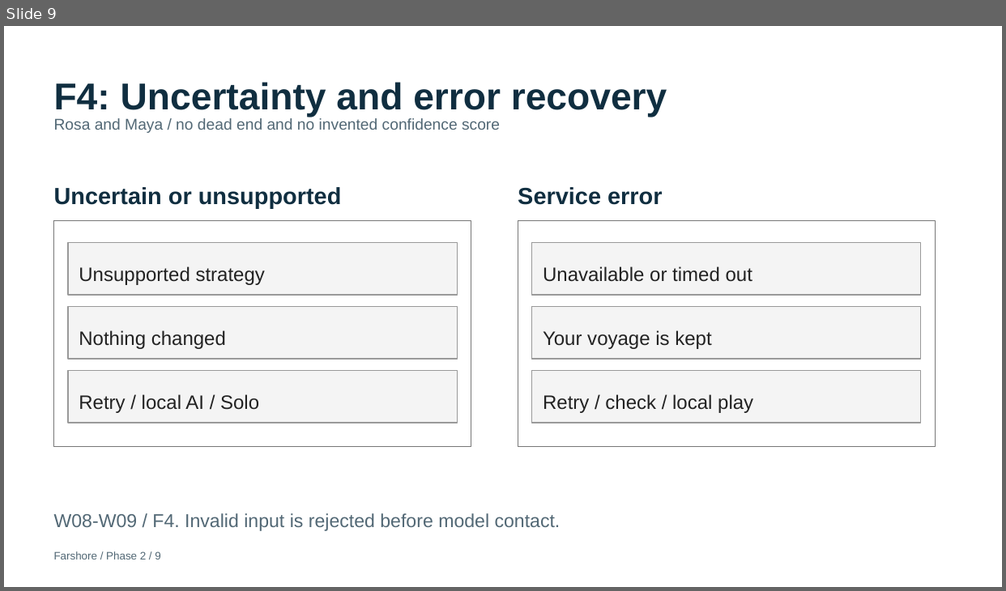
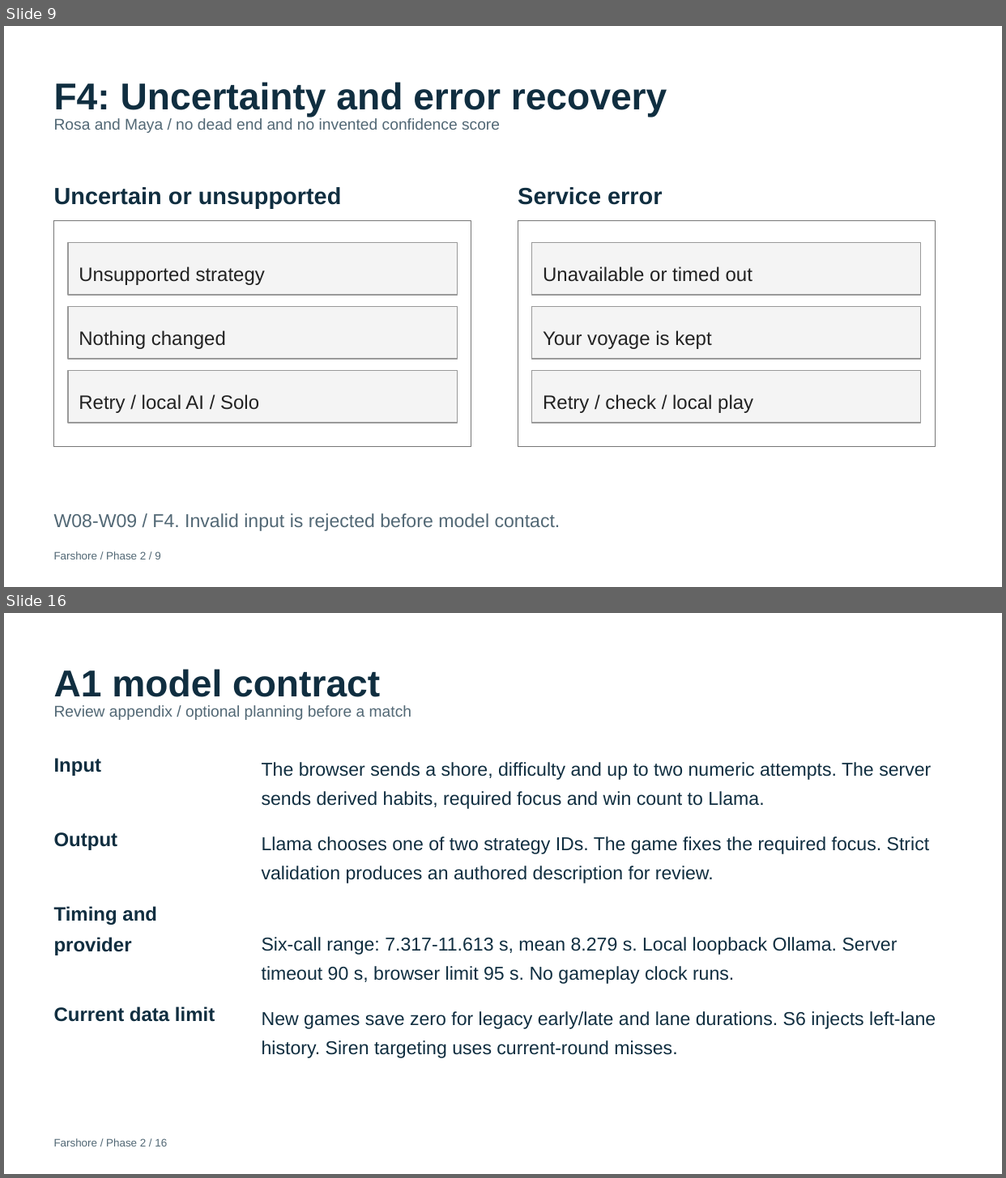
Before and after one commit to RavangDai/Farshore, a slide deck: Farshore Context and Assisment/docs/assignment/phase2-arcade/Farshore-Phase-2-Arcade-Presentation.pptx. Shown one above the other, each under a label of ours: slide 9 before the commit, slides 9 and 16 after it; the slides between them are not shown. The pictures are 1006x591 and 1006x1178 pixels, drawn with LibreOffice and Linux fonts; fonts in the diff are those of the drawing. Boxes give left, top, right and bottom in pixels: in the first picture for what was removed or moved away, otherwise in the second. Text is boxed around its words. In the diff, an @@ line names an element or a change of style, - is before the commit and + after.

```diff
--- a/Farshore Context and Assisment/docs/assignment/phase2-arcade/Farshore-Phase-2-Arcade-Presentation.pptx
+++ b/Farshore Context and Assisment/docs/assignment/phase2-arcade/Farshore-Phase-2-Arcade-Presentation.pptx
@@ slide 16 added at box(4, 613, 1002, 1174), background #FFFFFF @@
@@ text added at box(54, 669, 380, 697), 36 pt, text #102E40, bold @@
+A1 model contract
@@ text added at box(54, 705, 411, 720), 15 pt, text #526875 @@
+Review appendix / optional planning before a match
@@ text added at box(54, 758, 102, 776), 18.8 pt, text #102E40, bold @@
+Input
@@ text added at box(262, 762, 931, 809), 18 pt, text #102E40 @@
+The browser sends a shore, difficulty and up to two numeric attempts. The server sends derived habits, required focus and win count to Llama.
@@ text added at box(54, 833, 118, 850), 18.8 pt, text #102E40, bold @@
+Output
@@ text added at box(262, 837, 930, 884), 18 pt, text #102E40 @@
+Llama chooses one of two strategy IDs. The game fixes the required focus. Strict validation produces an authored description for review.
@@ text added at box(54, 906, 157, 956), 18.8 pt, text #102E40, bold @@
+Timing and provider
@@ text added at box(262, 937, 897, 984), 18 pt, text #102E40 @@
+Six-call range: 7.317-11.613 s, mean 8.279 s. Local loopback Ollama. Server timeout 90 s, browser limit 95 s. No gameplay clock runs.
@@ text added at box(54, 1007, 215, 1022), 18.8 pt, text #102E40, bold @@
+Current data limit
@@ text added at box(262, 1012, 936, 1059), 18 pt, text #102E40 @@
+New games save zero for legacy early/late and lane durations. S6 injects left-lane history. Siren targeting uses current-round misses.
@@ text added at box(54, 1139, 167, 1147), 10.5 pt, text #526875 @@
+Farshore / Phase 2 / 16
```
Also in this commit, not shown: 5 slides changed, 38 other slides added, 25 other files.
